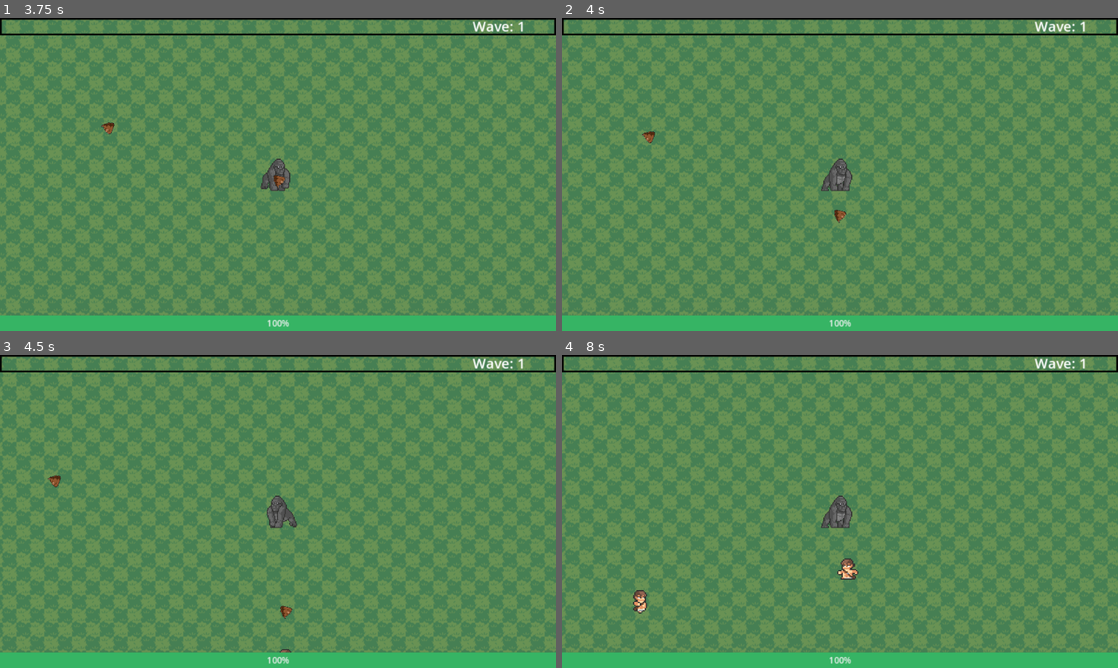
Above: before the commit, frames 1-4 (two rows, left to right).
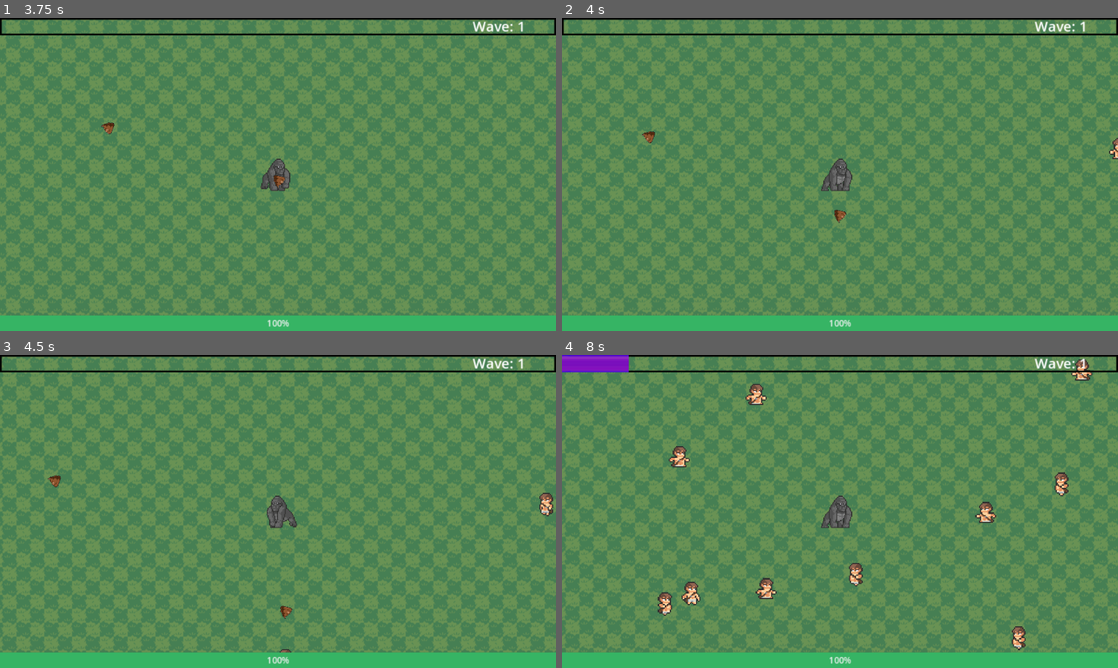
Above: after the commit, the same moments.

Repository: gabriel-guilherme/25.1
Game: Godot game, scene res://Start/Start.tscn
The game is run twice, just before and just after one commit, with the same random seed, the same clock (stepped at 60 frames per second) and the same inputs. Sound files missing from this copy of the repository are replaced by a short silence.
Inputs (mouse positions are in pixels of both pictures, inside the frame that each line leads up to):
- Up to frame 1 (3.75 s): click "Jogar" at 0.5 s; tap Enter at 1.25 s; move the mouse to (400, 158) at 1.27 s; hold D (right) 1.28-2.03 s; tap Space (attack) at 1.35, 2.85 s; move the mouse to (166, 190) at 2.02 s; hold S (down) 2.03-2.78 s; click (166, 190) at 2.1 s; move the mouse to (333, 105) at 2.77 s; hold D (right) 2.78-3.53 s; move the mouse to (250, 237) at 3.52 s; hold W (up) from 3.53 s (still down); click (250, 237) at 3.6 s
- Up to frame 2 (4 s): keep holding W (up)
- Up to frame 3 (4.5 s): move the mouse to (444, 558) at 4.27 s; release W (up) at 4.28 s; hold A (left) from 4.28 s (still down); tap Space (attack) at 4.35 s
- Up to frame 4 (8 s): move the mouse to (673, 464) at 5.02 s; click (673, 464) at 5.1 s; move the mouse to (867, 511) at 5.77 s; release A (left) at 5.78 s; hold S (down) 5.78-6.53 s; tap Space (attack) at 5.85, 7.35 s; move the mouse to (756, 433) at 6.52 s; hold D (right) 6.53-7.28 s; click (756, 433) at 6.6 s; move the mouse to (962, 495) at 7.27 s; hold W (up) from 7.28 s (still down)

Frame 1 is identical in both runs. In frame 2, less than 0.1% of the frame differs, in the area x 98-100%, y 38-46%; in frame 3, 0.2%; in frame 4, 2.6%, in the area x 0-96%, y 0-95%.

Commit message:
balanceamento

Diff:
--- a/Enemy/enemy.gd
+++ b/Enemy/enemy.gd
@@ -2,7 +2,7 @@
 
 @export var movement_speed = 50.0
 var base_movement_speed = movement_speed
-@export var hp = 20
+@export var hp = 5
 @export var knockback_recovery = 3.5
 @export var experience = 1
 var knockback = Vector2.ZERO
--- a/Enemy_Spawner/enemy_spawner.gd
+++ b/Enemy_Spawner/enemy_spawner.gd
@@ -19,8 +19,8 @@
 
 	var wave_info = spawns[current_wave]
 
-	if time < wave_info.time_start or time > wave_info.time_end:
-		return
+	#if time < wave_info.time_start or time > wave_info.time_end:
+		#return
 
 	# Incrementa contador de delay
 	if wave_info.spawn_delay_counter < wave_info.enemy_spawn_delay:
@@ -30,20 +30,25 @@
 		wave_info.spawn_delay_counter = 0
 
 		# Spawnar 1 inimigo por vez com delay
-		if enemy_spawned < max_enemy_per_wave:
-			var enemy_instance = wave_info.enemy.instantiate()
-			enemy_instance.global_position = get_random_position()
+		var sp_count = 0
+		while sp_count < 5:
+			sp_count += 1
 
-			if enemy_instance.has_method("apply_modifiers"):
-				enemy_instance.apply_modifiers(
-					wave_info.health_multiplier,
-					wave_info.speed_multiplier,
-					wave_info.damage_multiplier
-				)
+			if enemy_spawned < max_enemy_per_wave:
 
-			add_child(enemy_instance)
-			enemy_spawned += 1
-			print("Spawnou inimigo #%d na wave %d" % [enemy_spawned, current_wave])
+				var enemy_instance = wave_info.enemy.instantiate()
+				enemy_instance.global_position = get_random_position()
+
+				if enemy_instance.has_method("apply_modifiers"):
+					enemy_instance.apply_modifiers(
+						wave_info.health_multiplier,
+						wave_info.speed_multiplier,
+						wave_info.damage_multiplier
+					)
+
+				add_child(enemy_instance)
+				enemy_spawned += 1
+				print("Spawnou inimigo #%d na wave %d" % [enemy_spawned, current_wave])
 
 		# Se já spawnou tudo, para de spawnar
 		if enemy_spawned >= max_enemy_per_wave:
@@ -66,9 +71,9 @@
 		player.levelup()
 
 		var wave_info = spawns[current_wave]
-		wave_info.health_multiplier += 0.2
+		wave_info.health_multiplier += 0.
 		wave_info.speed_multiplier += 0.1
-		wave_info.damage_multiplier += 0.15
+		wave_info.damage_multiplier += 0.1
 
 		# Aumenta o número máximo de inimigos na próxima wave
 		max_enemy_per_wave += 5  # pode ajustar esse incremento como quiser
--- a/Player/player.gd
+++ b/Player/player.gd
@@ -362,10 +362,13 @@
 		# Banana orbit
 		"banana_orbit1":
 			banana_orbit_level = 1
+			has_spawned_orbit = false
 		"banana_orbit2":
 			banana_orbit_level = 2
+			has_spawned_orbit = false
 		"banana_orbit3":
 			banana_orbit_level = 3
+			has_spawned_orbit = false
 		"banana_orbit4":
 			banana_orbit_level = 4
 			has_spawned_orbit = false
--- a/World/world.gd
+++ b/World/world.gd
@@ -4,6 +4,7 @@
 
 # Called when the node enters the scene tree for the first time.
 func _ready() -> void:
+	$AudioStreamPlayer2D.play()
 	pass
 
 
--- a/World/world.tscn
+++ b/World/world.tscn
@@ -6,7 +6,7 @@
 [ext_resource type="PackedScene" uid="uid://dnoswy272fvvk" path="res://Enemy_Spawner/enemy_spawner.tscn" id="4_k8do8"]
 [ext_resource type="Script" uid="uid://cejccdt7ra3gx" path="res://utility/spawn_info.gd" id="5_k8do8"]
 [ext_resource type="PackedScene" uid="uid://c02suxnugg8bc" path="res://Enemy/enemy.tscn" id="6_bkhv4"]
-[ext_resource type="AudioStream" uid="uid://oqwok7xyftqi" path="res://Audio/Fear Factory GBC Loop Donkey Kong Country SNES Music Extended.mp3" id="8_oe8m4"]
+[ext_resource type="AudioStream" uid="uid://i0qolg07qytx" path="res://Audio/background audio.mp3" id="7_yf0ba"]
 
 [sub_resource type="Resource" id="Resource_k8do8"]
 script = ExtResource("5_k8do8")
@@ -35,6 +35,5 @@
 
 [node name="AudioStreamPlayer2D" type="AudioStreamPlayer2D" parent="."]
 process_mode = 3
-stream = ExtResource("8_oe8m4")
+stream = ExtResource("7_yf0ba")
 volume_db = -10.0
-autoplay = true
--- a/project.godot
+++ b/project.godot
@@ -18,7 +18,6 @@
 [autoload]
 
 UpgradeDb="*res://utility/upgrade_db.tscn"
-BgMusic="*res://Start/bg_music.tscn"
 
 [display]
 
Not shown, added: Audio/background audio.mp3.import
Not shown, added: Audio/background audio.mp3
